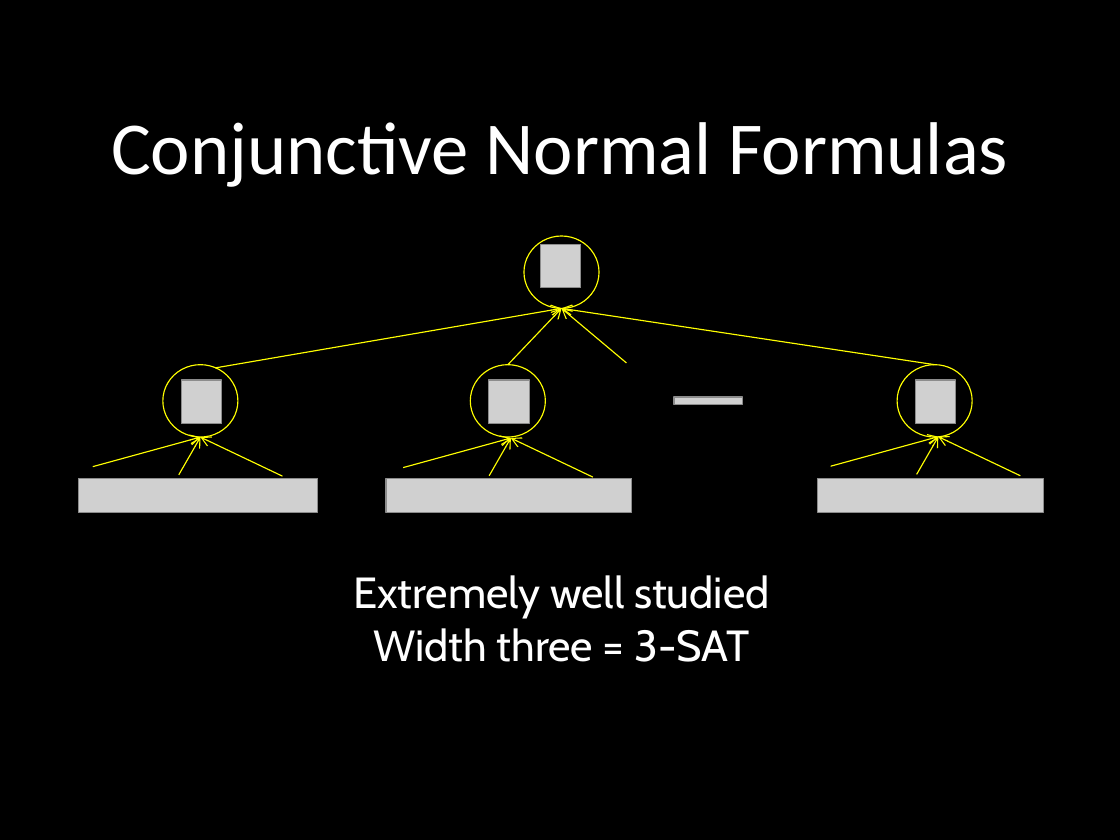
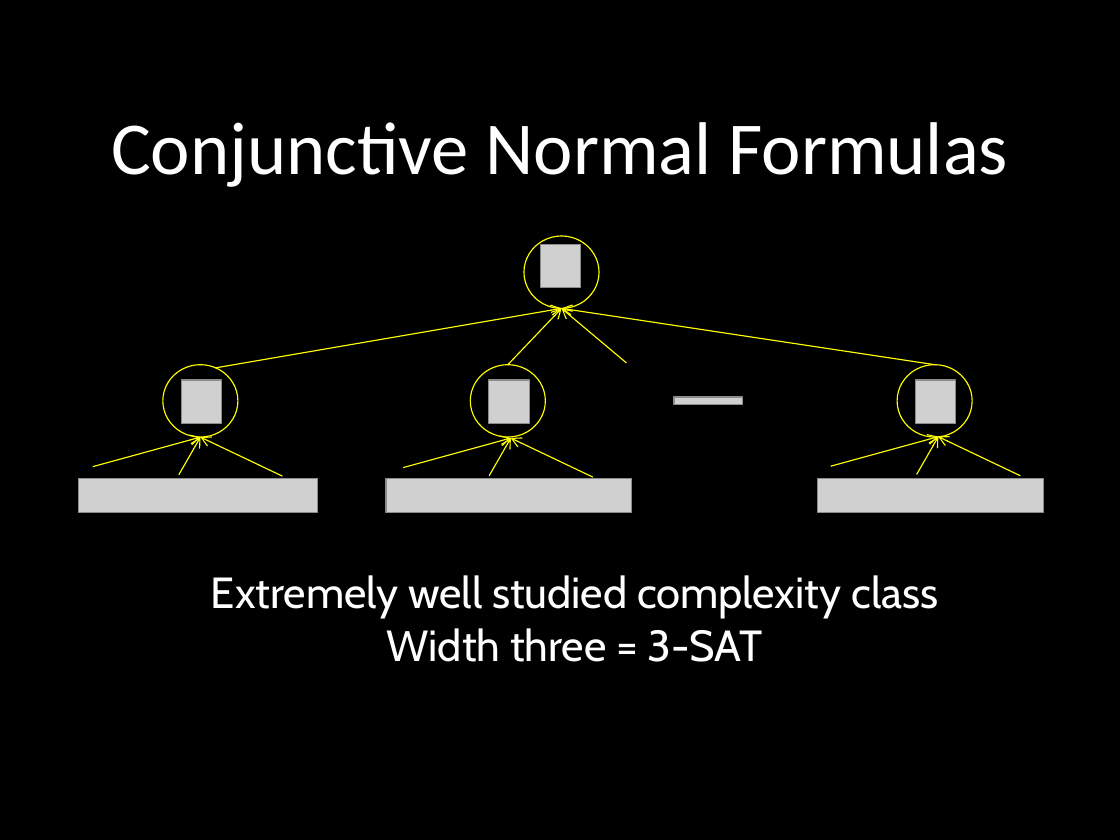
Before and after one commit to raghumeka/raghumeka.github.io, a slide deck: slide 9 of ccc12.ppt. Drawn at 1120x840 pixels with LibreOffice and Linux fonts; fonts in the diff are those of the drawing; grey boxes stand for pictures. Boxes give left, top, right and bottom in pixels: in the first picture for what was removed or moved away, otherwise in the second. Text is boxed around its words. In the diff, an @@ line names an element or a change of style, - is before the commit and + after.

```diff
--- a/ccc12.ppt
+++ b/ccc12.ppt
@@ text "Extremely well studied complexity class": place and size @@
-text "Extremely well studied complexity class" at (353,575,769,662)
+text "Extremely well studied complexity class" at (211,575,938,662)
@@ text at (211,575,938,619): text changed @@
-Extremely well studied
+Extremely well studied complexity class
```
Also in this commit, not shown: 10 other slides changed, 1 slide added, 5 slides removed.
